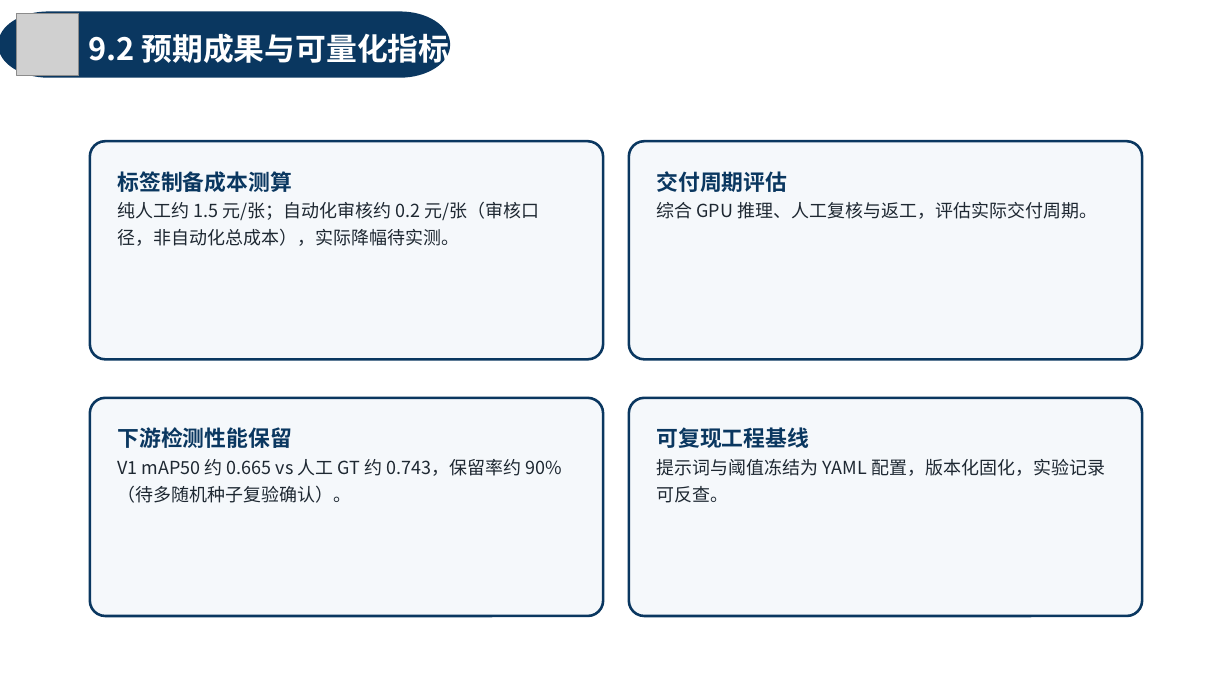
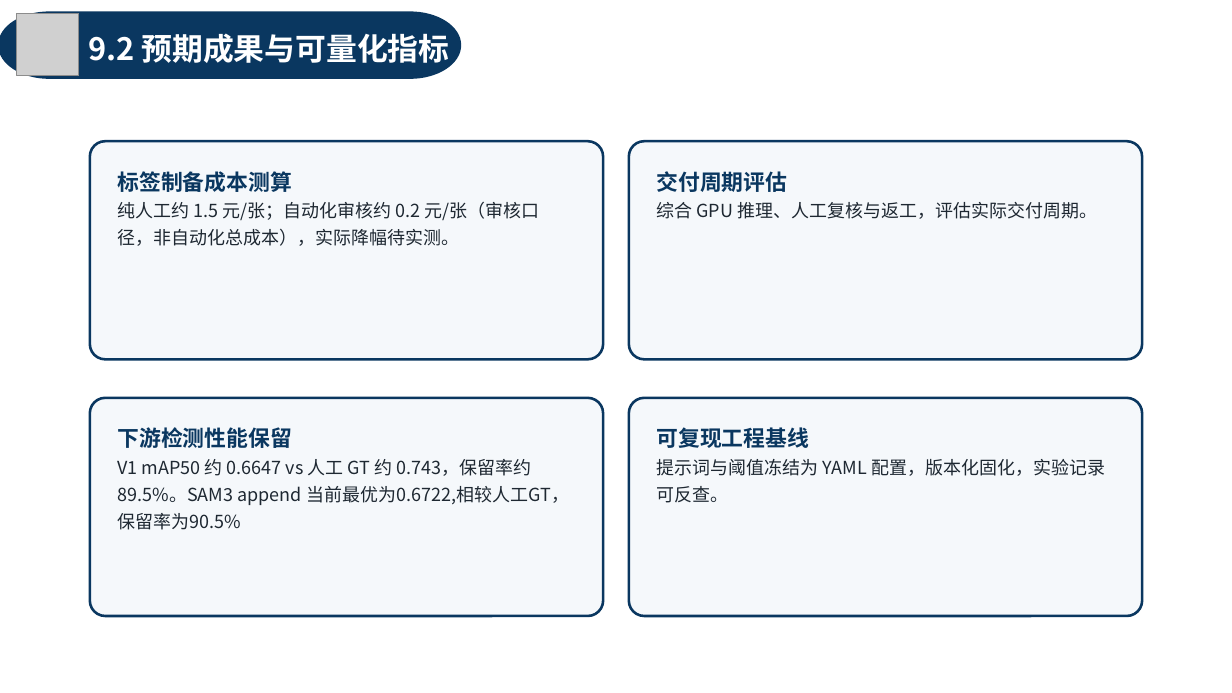
Before and after one commit to xiuli0923/paper, a slide deck: slide 27 of draft_v2.pptx (slide 26 before the commit). Drawn at 1232x693 pixels with LibreOffice and Linux fonts; fonts in the diff are those of the drawing; grey boxes stand for pictures; background and template pictures are left out. Boxes give left, top, right and bottom in pixels: in the first picture for what was removed or moved away, otherwise in the second. Text is boxed around its words. In the diff, an @@ line names an element or a change of style, - is before the commit and + after.

```diff
--- a/draft_v2.pptx
+++ b/draft_v2.pptx
@@ freeform shape: place and size @@
-freeform shape at <box>0,13,448,76</box>
+freeform shape at <box>0,13,459,77</box>
@@ text in rounded rectangle at <box>117,459,569,530</box>: text changed @@
-V1 mAP50 约 0.665 vs 人工 GT 约 0.743，保留率约 90%（待多随机种子复验确认）。
+V1 mAP50 约 0.6647 vs 人工 GT 约 0.743，保留率约 89.5%。SAM3 append 当前最优为0.6722,相较人工GT，保留率为90.5%
```
Also in this commit, not shown: 19 other slides changed, 1 slide added, 1 other file.
